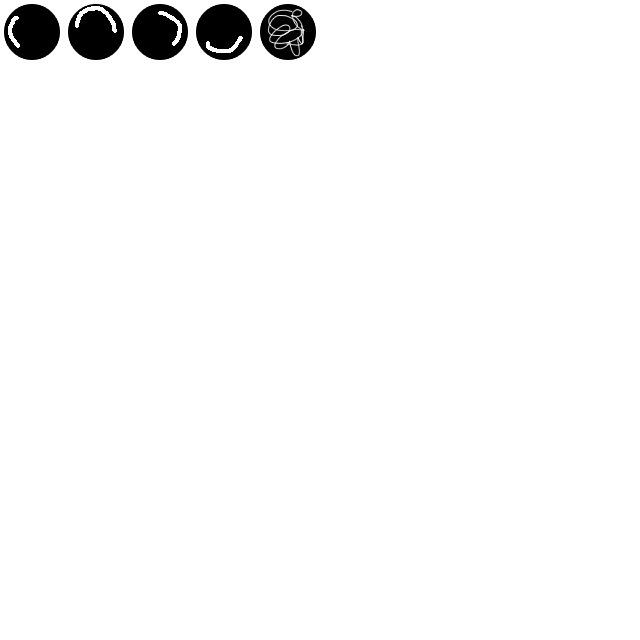
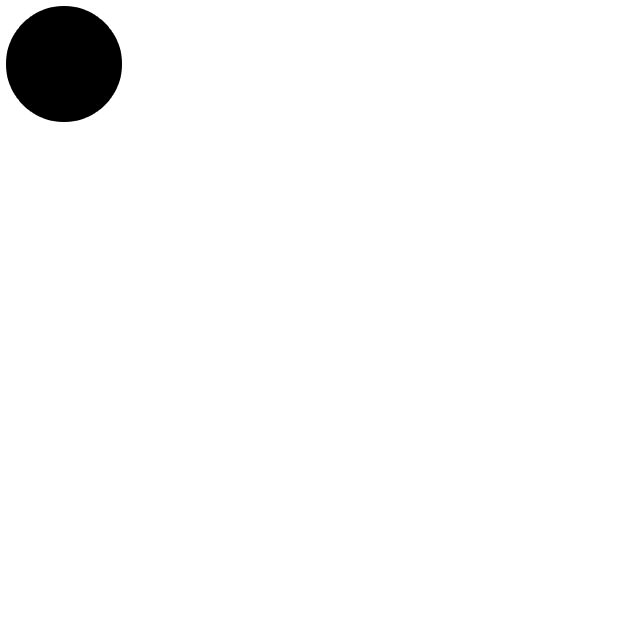
Layered file, before and after one edit (640x640). Changes by layer:
removed layer "Layer 1" over [left=8, top=6, right=305, bottom=57]
removed layer "jump" from group "Skin1" over [left=260, top=4, right=316, bottom=60]
removed layer "4" from group "Skin1" over [left=196, top=4, right=252, bottom=60]
removed layer "3" from group "Skin1" over [left=132, top=4, right=188, bottom=60]
removed layer "2" from group "Skin1" over [left=65, top=4, right=124, bottom=63]
painted on "1" over [left=4, top=4, right=124, bottom=122]
